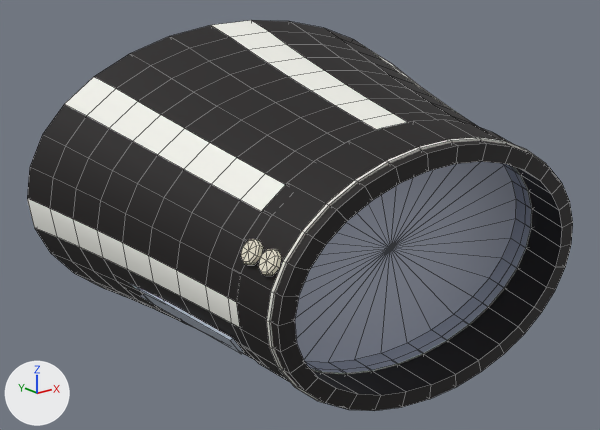
The FBX model Assets/ZonkContent/Art/Models/Sleeves/Sleeve_Shirt.fbx, before and after one commit.
The view is the same before and after, from a 50 mm camera at (-0.994, -0.404, 0.521) aimed at (-0.033, 0.798, 0.04). Lighting does not change. The marker at lower left points along +X, +Y and +Z. The first picture is the older version. Mesh edges are drawn as thin lines. Where no turn or scale is listed for an object, it has been applied to the vertices.

In view in the first picture: 'Sleeve_Shirt'.
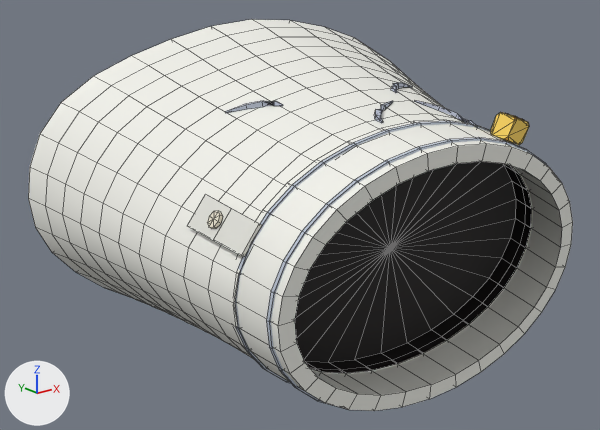
The change in detail:
me_sleeve_shirt is used by ob_sleeve_shirt; location (0.0, 0.0, 0.0).
me_sleeve_shirt had 674 vertices, 714 faces and spanned x -0.446..0.528, y 0.385..1.121, z -0.24..0.391.
me_sleeve_shirt now has 1020 vertices, 1072 faces and spans x -0.444..0.528, y 0.385..1.121, z -0.237..0.392.
me_sleeve_shirt part 1: the loose piece of 128 vertices spanning x -0.362..0.27, y 0.398..0.467, z -0.195..0.255 is copied, and the copy is multiplied about its middle by the matrix ((1.052, -0.008, 0.0), (-0.004, 1.001, -0.002), (0.0, -0.002, 1.035)), then moved by (0.011, 0.075, 0.005); it spans x -0.367..0.297, y 0.472..0.543, z -0.197..0.268.
me_sleeve_shirt part 2: the loose piece of 26 vertices spanning x -0.361..-0.334, y 0.496..0.536, z 0.096..0.134 is deleted.
me_sleeve_shirt part 3: the loose piece of 26 vertices spanning x -0.358..-0.332, y 0.456..0.496, z 0.092..0.13 is deleted.
me_sleeve_shirt part 4: 246 vertices moved from x -0.423..0.519, y 0.473..1.119, z -0.24..0.372 to x -0.427..0.524, y 0.472..1.119, z -0.237..0.35; 46 vertices removed from x -0.446..0.431, y 0.567..1.121, z -0.214..0.391; 316 vertices added at x -0.444..0.457, y 0.418..1.121, z -0.219..0.392.
me_sleeve_shirt part 5: 474 kept faces spanning x -0.408..0.528, y 0.385..1.119, z -0.237..0.35 get new texture (UV) coordinates.

What differs and where, as boxes (x1, y1, x2, y2) in the pictures (600 x 430 px; the box of a moved part takes in the faces that stretch with it):
'Sleeve_Shirt', reshaped: before (27, 20, 573, 411); after (28, 19, 573, 411)
part 1 of me_sleeve_shirt, added: after (235, 121, 513, 383)
part 2 of me_sleeve_shirt, deleted: before (241, 239, 263, 265)
part 3 of me_sleeve_shirt, deleted: before (258, 249, 282, 276)
part 4 of me_sleeve_shirt, moved or reshaped: before (27, 20, 532, 374); after (28, 19, 532, 374)
part 5 of me_sleeve_shirt, surface changed: before (57, 32, 573, 411); after (89, 47, 573, 411)
